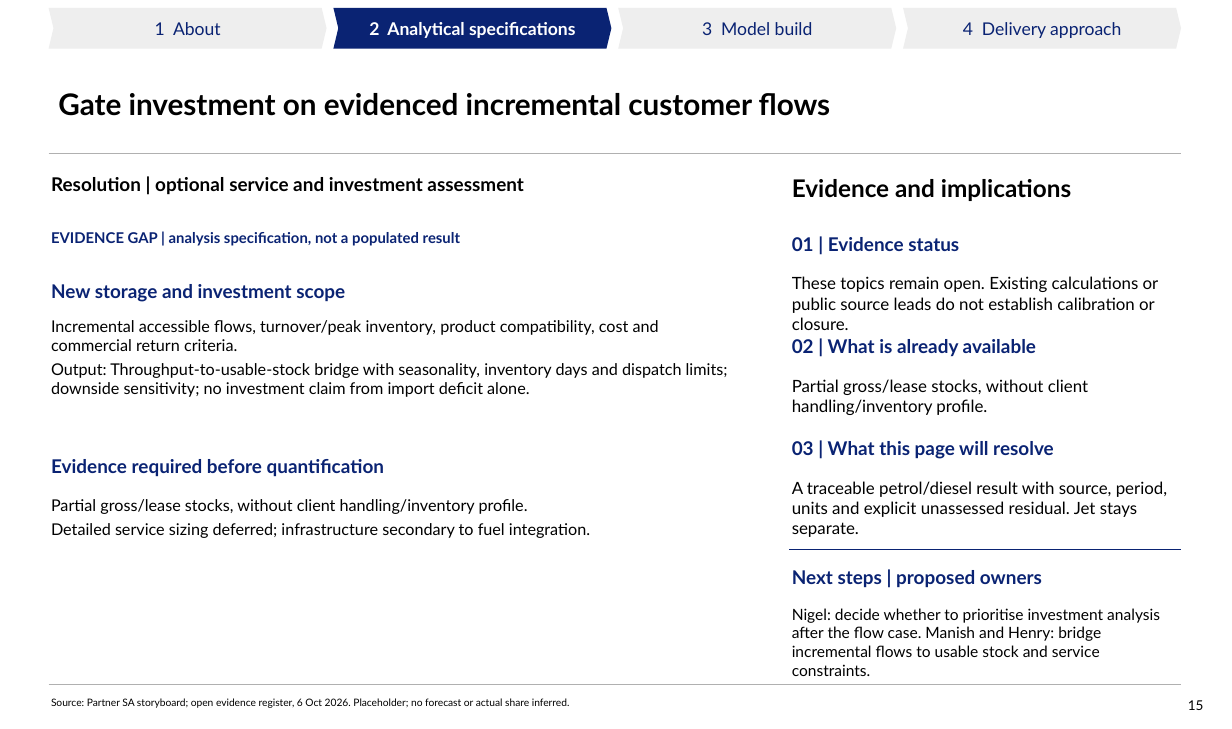
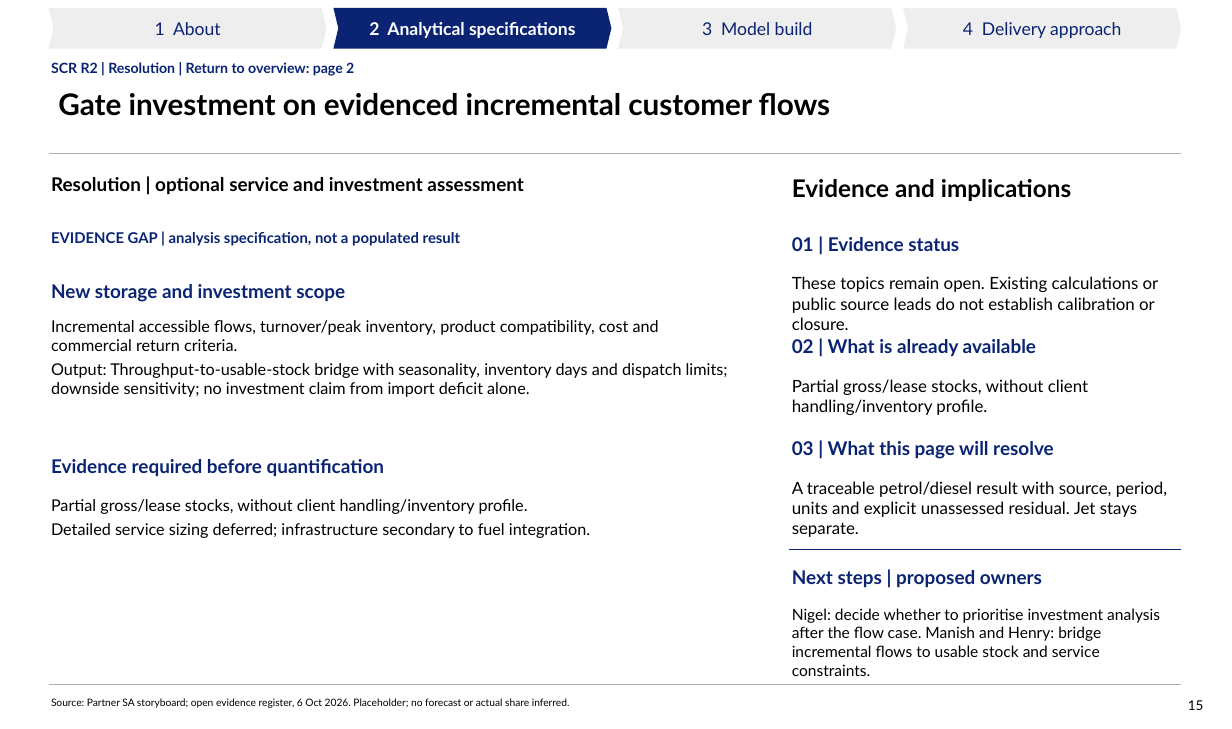
Before and after one commit to Africa-International-Advisors/liquid_fuels_model, a slide deck: slide 15 of pptx/output/delivered/Vopak_Week1_Analytical_Pack_2026_10_06.pptx. Drawn at 1232x729 pixels with LibreOffice and Linux fonts; fonts in the diff are those of the drawing; background and template pictures are left out. Boxes give left, top, right and bottom in pixels: in the first picture for what was removed or moved away, otherwise in the second. Text is boxed around its words. In the diff, an @@ line names an element or a change of style, - is before the commit and + after.

```diff
--- a/pptx/output/delivered/Vopak_Week1_Analytical_Pack_2026_10_06.pptx
+++ b/pptx/output/delivered/Vopak_Week1_Analytical_Pack_2026_10_06.pptx
@@ text added at (51, 62, 354, 76), 10.5 pt, text #0A2373, bold @@
+SCR R2 | Resolution | Return to overview: page 2
```
Also in this commit, not shown: 13 other slides changed, 6 other files.
